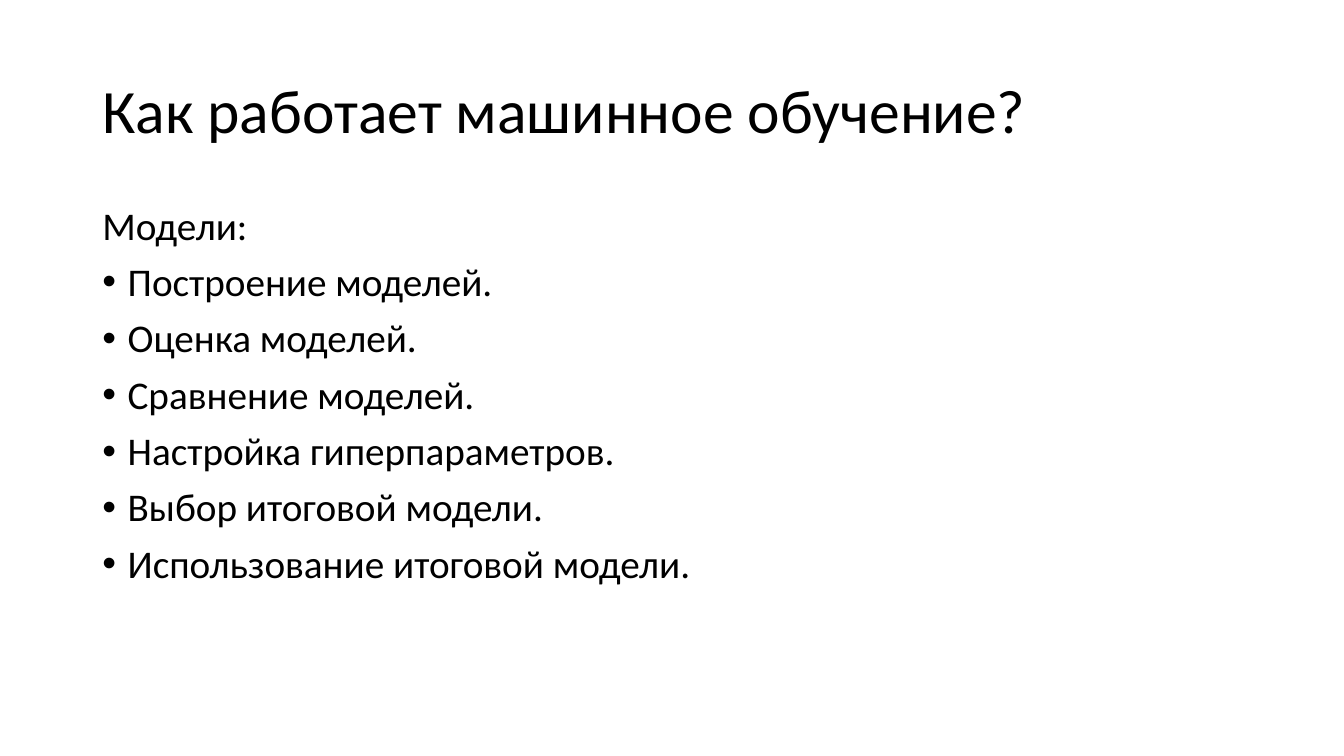
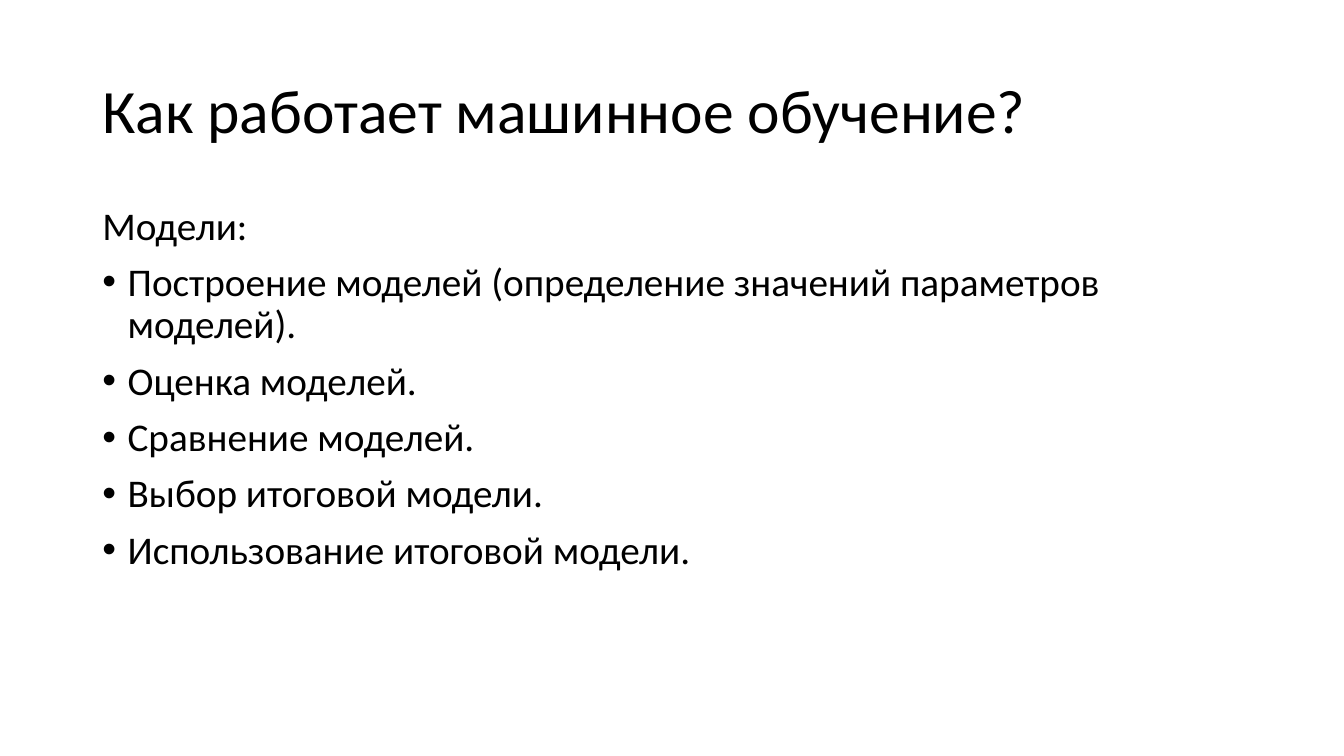
Before and after one commit to mosalov/AI_main_lectures, a slide deck: slide 15 of Лекция 1.pptx. Drawn at 1344x756 pixels with LibreOffice and Linux fonts; fonts in the diff are those of the drawing. Boxes give left, top, right and bottom in pixels: in the first picture for what was removed or moved away, otherwise in the second. Text is boxed around its words. In the diff, an @@ line names an element or a change of style, - is before the commit and + after.

```diff
--- a/Лекция 1.pptx
+++ b/Лекция 1.pptx
@@ text at (128, 267, 1099, 345): text changed @@
-• Построение моделей.
+• Построение моделей (определение значений параметров моделей).
@@ text at (128, 438, 614, 472): paragraph removed @@
-• Настройка гиперпараметров.
```
Also in this commit, not shown: 2 other slides changed, 1 slide added.
